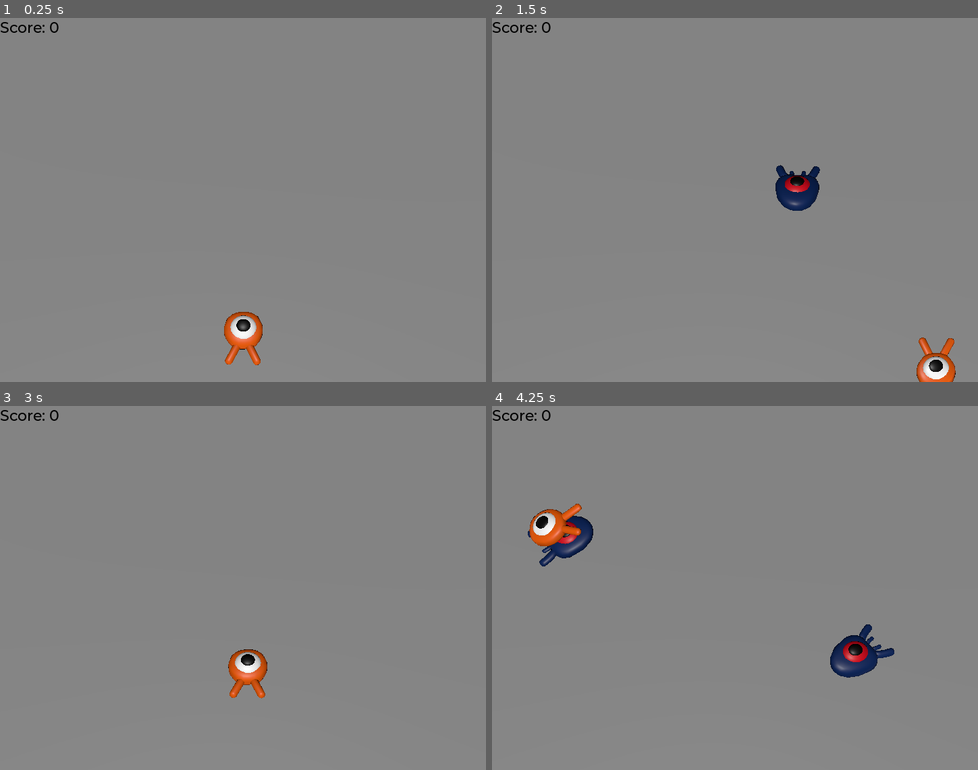
Above: before the commit, frames 1-4 (two rows, left to right).
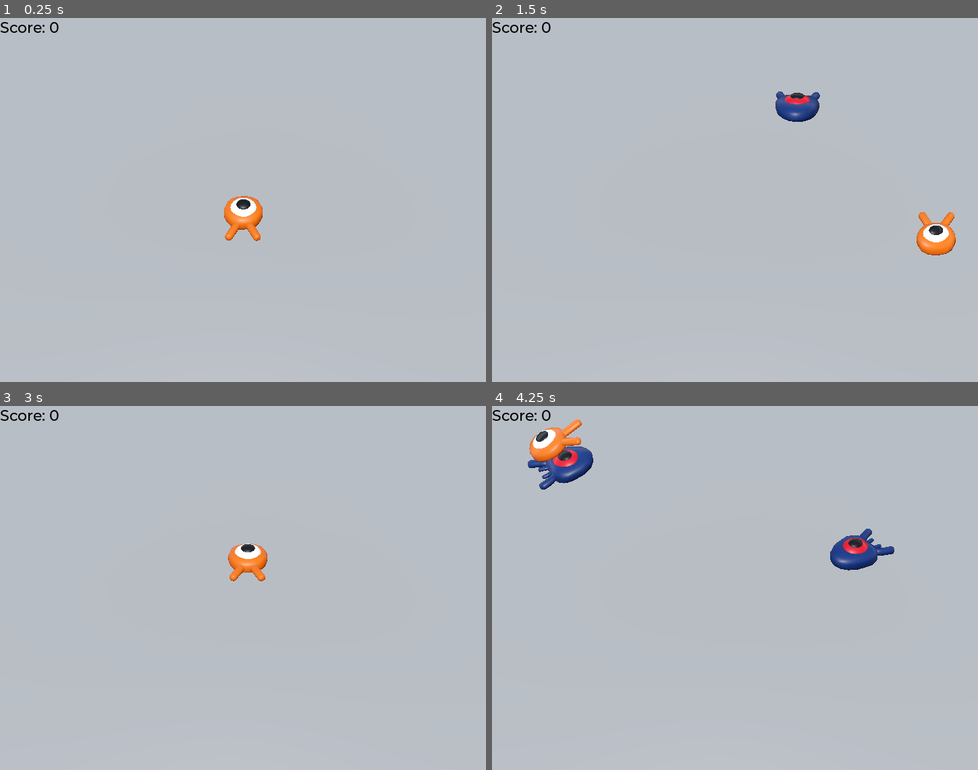
Above: after the commit, the same moments.

Repository: ThomasAstete/juego-3d-godot
Game: Godot game, scene res://Scenes/Main.tscn
Two runs of this game, one before a commit and one after it. Both use one fixed random seed, a clock stepped at 60 frames per second and the inputs below.
Inputs:
- Up to frame 1 (0.25 s): no input
- Up to frame 2 (1.5 s): tap Enter (ui_accept) at 0.5 s; hold D (move_right) 0.53-1.28 s; tap Space (jump) at 0.77 s; hold S (move_back) from 1.28 s (still down)
- Up to frame 3 (3 s): tap Space (jump) at 1.52 s; release S (move_back) at 2.03 s; hold D (move_right) 2.03-2.78 s; tap Enter (ui_accept) at 2.75 s; hold W (move_forward) from 2.78 s (still down)
- Up to frame 4 (4.25 s): tap Space (jump) at 3.02, 3.77 s; release W (move_forward) at 3.53 s; hold A (move_left) from 3.53 s (still down)

The runs differ from the first frame. In frame 1, 100% of the frame differs, in the area x 0-100%, y 0-100%; in frame 2, 100%; in frame 3, 100%; in frame 4, 100%.

Commit message:
Add environment and audio improvements to scenes
Introduced a WorldEnvironment node with procedural sky and glow effects to Main.tscn, adjusted camera transforms, and updated player collision and animation resources for better accuracy. Set default music player volume, added a default audio bus layout, and removed unused global_group from project.godot.

Diff:
--- a/Scenes/Main.tscn
+++ b/Scenes/Main.tscn
@@ -1,10 +1,23 @@
-[gd_scene load_steps=12 format=3 uid="uid://cwus0mpguw1f"]
+[gd_scene load_steps=15 format=3 uid="uid://cwus0mpguw1f"]
 
 [ext_resource type="Script" uid="uid://babbbnala8wib" path="res://Scripts/main.gd" id="1_kln2b"]
 [ext_resource type="PackedScene" uid="uid://b0axqhpp5uhdq" path="res://Scenes/Player.tscn" id="1_r150o"]
 [ext_resource type="PackedScene" uid="uid://chd0r7wsjew7k" path="res://Scenes/Mob.tscn" id="2_rgh2o"]
 [ext_resource type="FontFile" uid="uid://6bqnxu86fhwi" path="res://Assets/Fonts/Montserrat-Medium.ttf" id="4_pbw6q"]
 [ext_resource type="Script" uid="uid://cli8uot7elupw" path="res://Scripts/score_label.gd" id="5_v1gob"]
+
+[sub_resource type="ProceduralSkyMaterial" id="ProceduralSkyMaterial_pbw6q"]
+sky_horizon_color = Color(0.66224277, 0.6717428, 0.6867428, 1)
+ground_horizon_color = Color(0.66224277, 0.6717428, 0.6867428, 1)
+
+[sub_resource type="Sky" id="Sky_v1gob"]
+sky_material = SubResource("ProceduralSkyMaterial_pbw6q")
+
+[sub_resource type="Environment" id="Environment_jw32o"]
+background_mode = 2
+sky = SubResource("Sky_v1gob")
+tonemap_mode = 2
+glow_enabled = true
 
 [sub_resource type="BoxShape3D" id="BoxShape3D_c1w88"]
 size = Vector3(60, 2, 60)
@@ -34,6 +47,9 @@
 script = ExtResource("1_kln2b")
 mob_scene = ExtResource("2_rgh2o")
 
+[node name="WorldEnvironment" type="WorldEnvironment" parent="."]
+environment = SubResource("Environment_jw32o")
+
 [node name="Ground" type="StaticBody3D" parent="."]
 transform = Transform3D(1, 0, 0, 0, 1, 0, 0, 0, 1, 0, -1, 0)
 collision_layer = 4
@@ -52,10 +68,10 @@
 [node name="Player" parent="." instance=ExtResource("1_r150o")]
 
 [node name="CameraPivot" type="Marker3D" parent="."]
-transform = Transform3D(1, 0, 0, 0, 0.70710677, 0.70710677, 0, -0.70710677, 0.70710677, 0, 0, 0)
+transform = Transform3D(1, 0, 0, 0, 0.99999994, 0, 0, 0, 0.99999994, 0, 0, 0)
 
 [node name="Camera3D" type="Camera3D" parent="CameraPivot"]
-transform = Transform3D(1, 0, 0, 0, 0.96959937, 0.2446982, 0, -0.2446982, 0.96959937, 0, 9.884502, 10.115501)
+transform = Transform3D(1, 0, 0, 0, 0.7671651, 0.64144963, 0, -0.64144963, 0.7671651, 0, 9.884502, 10.115501)
 projection = 1
 size = 19.0
 
--- a/Scenes/Music_player.tscn
+++ b/Scenes/Music_player.tscn
@@ -4,4 +4,5 @@
 
 [node name="MusicPlayer" type="AudioStreamPlayer"]
 stream = ExtResource("1_ia3ud")
+volume_db = -10.495
 autoplay = true
--- a/Scenes/Player.tscn
+++ b/Scenes/Player.tscn
@@ -7,8 +7,35 @@
 radius = 0.8
 
 [sub_resource type="CylinderShape3D" id="CylinderShape3D_kyqiw"]
-height = 0.29166222
-radius = 1.1137695
+height = 0.13716412
+radius = 0.96435547
+
+[sub_resource type="Animation" id="Animation_gntrk"]
+length = 0.001
+tracks/0/type = "value"
+tracks/0/imported = false
+tracks/0/enabled = true
+tracks/0/path = NodePath("Pivot/Character:position")
+tracks/0/interp = 1
+tracks/0/loop_wrap = true
+tracks/0/keys = {
+"times": PackedFloat32Array(0),
+"transitions": PackedFloat32Array(1),
+"update": 0,
+"values": [Vector3(0, 0, 0)]
+}
+tracks/1/type = "value"
+tracks/1/imported = false
+tracks/1/enabled = true
+tracks/1/path = NodePath("Pivot/Character:rotation")
+tracks/1/interp = 1
+tracks/1/loop_wrap = true
+tracks/1/keys = {
+"times": PackedFloat32Array(0),
+"transitions": PackedFloat32Array(1),
+"update": 0,
+"values": [Vector3(0, 0, 0)]
+}
 
 [sub_resource type="Animation" id="Animation_kyqiw"]
 resource_name = "float"
@@ -39,33 +66,6 @@
 "values": [Vector3(0, 0, 0), Vector3(0.13962634, 0, 0), Vector3(-0.15707964, 0, 0)]
 }
 
-[sub_resource type="Animation" id="Animation_gntrk"]
-length = 0.001
-tracks/0/type = "value"
-tracks/0/imported = false
-tracks/0/enabled = true
-tracks/0/path = NodePath("Pivot/Character:position")
-tracks/0/interp = 1
-tracks/0/loop_wrap = true
-tracks/0/keys = {
-"times": PackedFloat32Array(0),
-"transitions": PackedFloat32Array(1),
-"update": 0,
-"values": [Vector3(0, 0, 0)]
-}
-tracks/1/type = "value"
-tracks/1/imported = false
-tracks/1/enabled = true
-tracks/1/path = NodePath("Pivot/Character:rotation")
-tracks/1/interp = 1
-tracks/1/loop_wrap = true
-tracks/1/keys = {
-"times": PackedFloat32Array(0),
-"transitions": PackedFloat32Array(1),
-"update": 0,
-"values": [Vector3(0, 0, 0)]
-}
-
 [sub_resource type="AnimationLibrary" id="AnimationLibrary_dewec"]
 _data = {
 &"RESET": SubResource("Animation_gntrk"),
@@ -83,7 +83,6 @@
 
 [node name="CollisionShape3D" type="CollisionShape3D" parent="."]
 transform = Transform3D(1, 0, 0, 0, 1, 0, 0, 0, 1, 0, 0.8, 0)
-visible = false
 shape = SubResource("SphereShape3D_rpqav")
 
 [node name="MobDetector" type="Area3D" parent="."]
@@ -92,7 +91,7 @@
 monitorable = false
 
 [node name="CollisionShape3D" type="CollisionShape3D" parent="MobDetector"]
-transform = Transform3D(1, 0, 0, 0, 1, 0, 0, 0, 1, 0, 0.566514, 0)
+transform = Transform3D(1, 0, 0, 0, 1, 0, 0, 0, 1, 0, 0.48926497, 0)
 shape = SubResource("CylinderShape3D_kyqiw")
 
 [node name="AnimationPlayer" type="AnimationPlayer" parent="."]
--- /dev/null
+++ b/default_bus_layout.tres
@@ -0,0 +1,4 @@
+[gd_resource type="AudioBusLayout" format=3 uid="uid://bt2xfv4hcnt70"]
+
+[resource]
+bus/0/volume_db = 0.06726074
--- a/project.godot
+++ b/project.godot
@@ -35,10 +35,6 @@
 "res://Scripts/": "red"
 }
 
-[global_group]
-
-mob=""
-
 [input]
 
 move_left={
